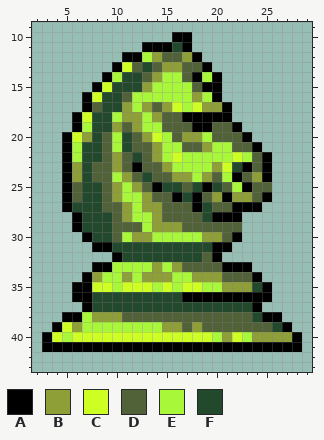
Edited in one commit: pixel-art sprite (three-handed-chess/ThreeHandedChess/src/resources/Green Knight.png). The picture above was drawn from the file before the commit.
The file is 32x45 pixels. Colours within 5 levels of each other are drawn and written as one. Shown: x 2..29, y 9..43.
Palette (. is transparent): A #000000  B #8f9f37  C #ceff23  D #526238  E #a9f739  F #23492d
Pixels before, first column x 3:
10 .............AA...........
11 ..........AAAFA...........
12 ........AAEBDDBA..........
13 .......ACDFDBBDDA.........
14 ......AEFFDBEEDAEA........
15 .....ACFFFBEEEEDAA........
16 ....ACFFDEEEEEEBEA........
17 ....ADFFBEBDBCECBBA.......
18 ...ACFFEBBEBDDAAAAA.......
19 ...AEFFBDBEEDDDAADDA......
20 ..ACBFDEFDBCEDBBEDDDA.....
21 ..AEFFDEFDDBEEDDBEEDDA....
22 ..AEFFDBDFDBECEEEEECEDA...
23 ..ABFDDBDADDBEEEEBCFADA...
24 ..ABFDDEBDFDDBBEBDEADBA...
25 ..ADFFDBEBDAFFDFAFDEADD...
26 ..ADFFDBEEBDDAFADBABBDA...
27 ..AFFFDDBEBBDDDAFDDAAA....
28 ...AFFFDBEEBDDDDFAAA......
29 ...AFFFDDDEBBBDDDDDD......
30 ....AFFDEBBEEEEEBBDA......
31 .....AAFFFFFFFFFFAA.......
32 .......AFFFFFFFFDA........
33 .....AAEEEEBEBDDDDAAA.....
34 ....ABEEBEBBBEEBBBDDDA....
35 ...AACCECCCECECCEEBBBFA...
36 ...AAFFFFFFFFFAAAAAAAAA...
37 ....AFFFFFFFFFFFFFFFFA....
38 ..AAEBBBDDDDDDDDDDDDDFAA..
39 .ACBEEEEEEEEBBDBDDDDDDDFA.
40 ACECCCCCCCCCCCCCCEBCEBBBBA
41 AAAAAAAAAAAAAAAAAAAAAAAAAA
After:
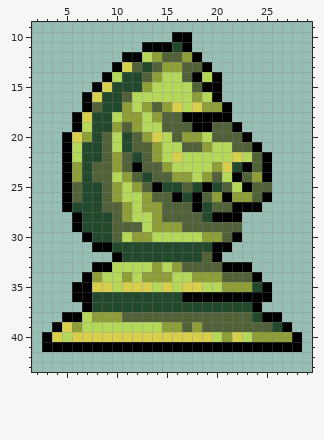
Log entry: - Pawns work up to en passent - A few graphics changes to green pieces
Edits made:
Colour C changes from #ceff23 to #d8cf4a.
Colour E changes from #a9f739 to #b5d858.
Where, in picture pixels (left, top, right, bottom), the same in both pictures:
changed: (52, 52, 252, 342)
